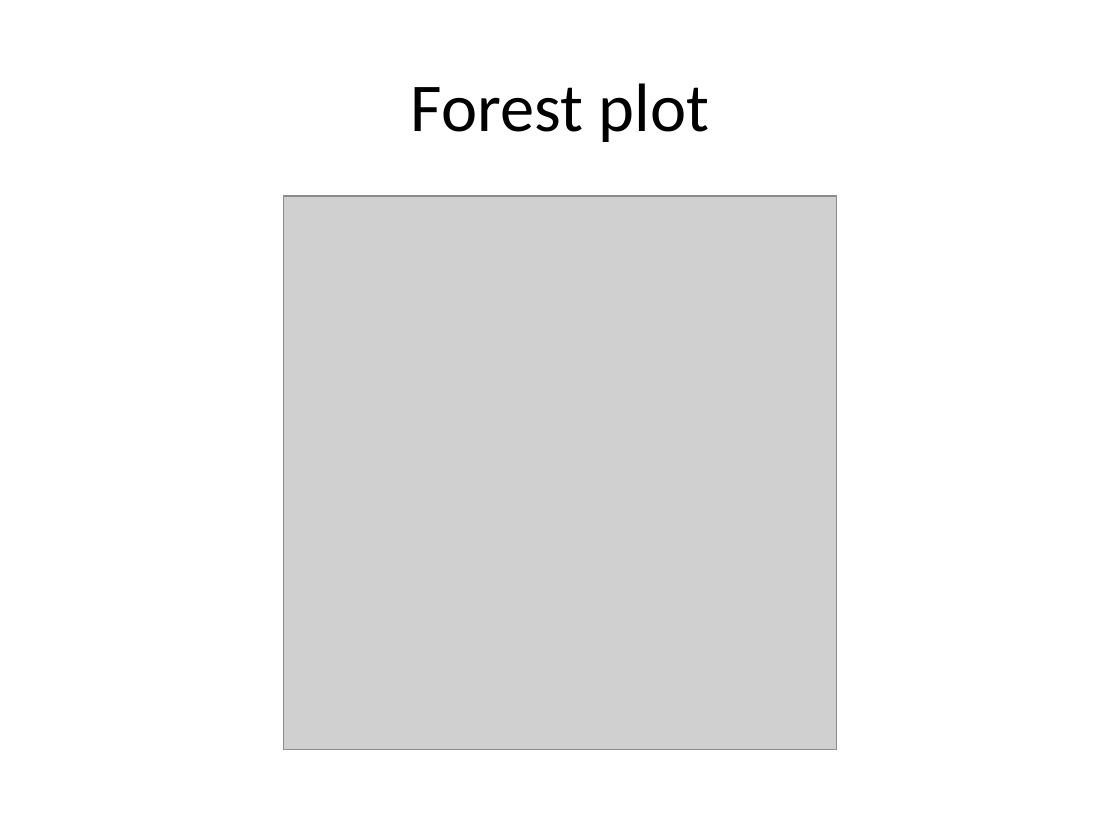
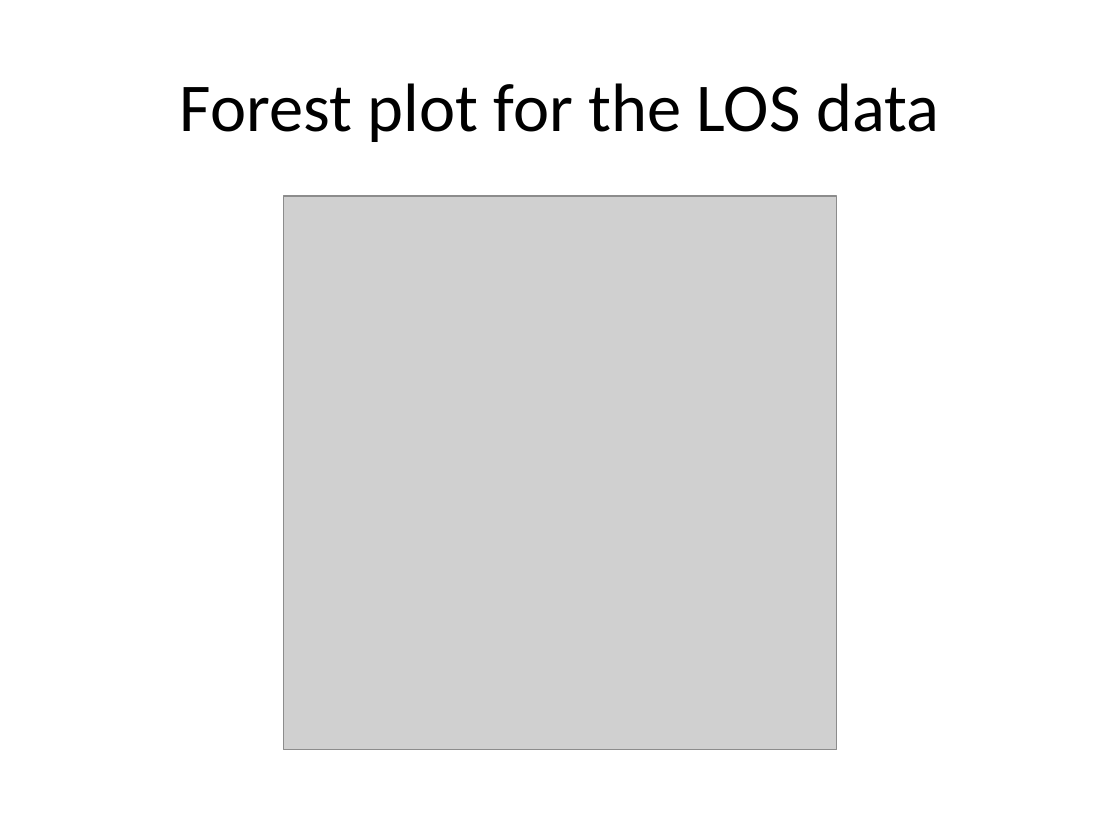
Before and after one commit to pmean/introduction-meta-analysis, a slide deck: slide 44 of src/intro.pptx (slide 42 before the commit). Drawn at 1120x840 pixels with LibreOffice and Linux fonts; fonts in the diff are those of the drawing; grey boxes stand for pictures. Boxes give left, top, right and bottom in pixels: in the first picture for what was removed or moved away, otherwise in the second. Text is boxed around its words. In the diff, an @@ line names an element or a change of style, - is before the commit and + after.

```diff
--- a/src/intro.pptx
+++ b/src/intro.pptx
@@ title at box(180, 83, 939, 142): text changed @@
-Forest plot
+Forest plot for the LOS data
```
Also in this commit, not shown: 6 other slides changed, 14 slides added, 2 slides removed, 8 other files.
